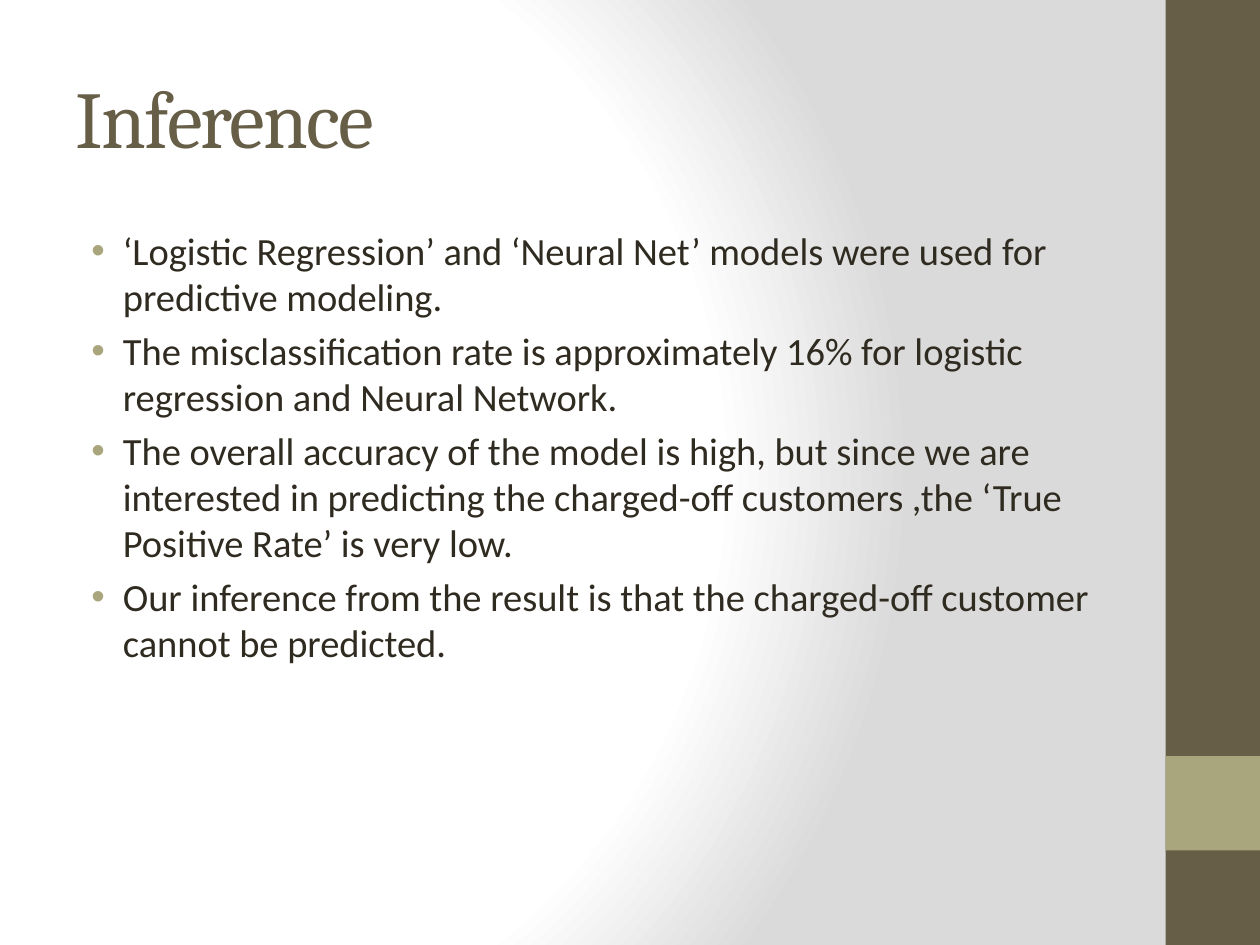
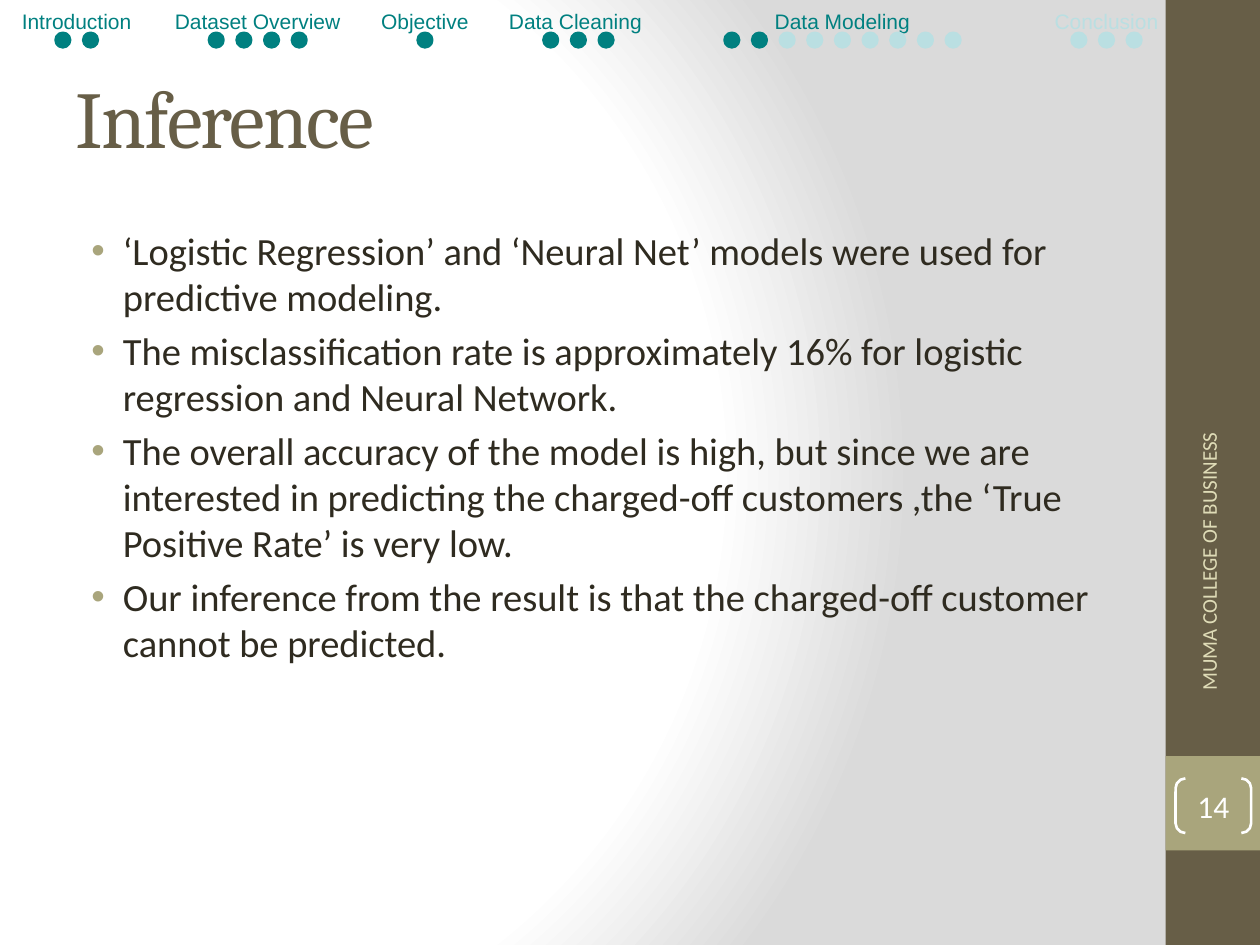
Before and after one commit to bibinjose/Data-Mining-Project, a slide deck: slide 14 of Data Mining-Project_PPT-Peer-to-Peer Lending.pptx (slide 9 before the commit). Drawn at 1260x945 pixels with LibreOffice and Linux fonts; fonts in the diff are those of the drawing. Boxes give left, top, right and bottom in pixels: in the first picture for what was removed or moved away, otherwise in the second. Text is boxed around its words. In the diff, an @@ line names an element or a change of style, - is before the commit and + after.

```diff
--- a/Data Mining-Project_PPT-Peer-to-Peer Lending.pptx
+++ b/Data Mining-Project_PPT-Peer-to-Peer Lending.pptx
@@ group added at <box>22,13,1142,47</box>: 22 ellipses, 5 texts @@
+Introduction
+Dataset Overview
+Objective
+Data Cleaning
+Data Modeling
@@ text added at <box>1197,442,1223,688</box>, 12 pt, text #DFDCB7 @@
+MUMA COLLEGE OF BUSINESS
@@ page number added at <box>1176,779,1251,833</box>, outline #FFFFFF 1.5 pt, 18 pt, text #FFFFFF @@
+14
```
Also in this commit, not shown: 11 other slides changed, 12 slides added, 1 slide removed.
